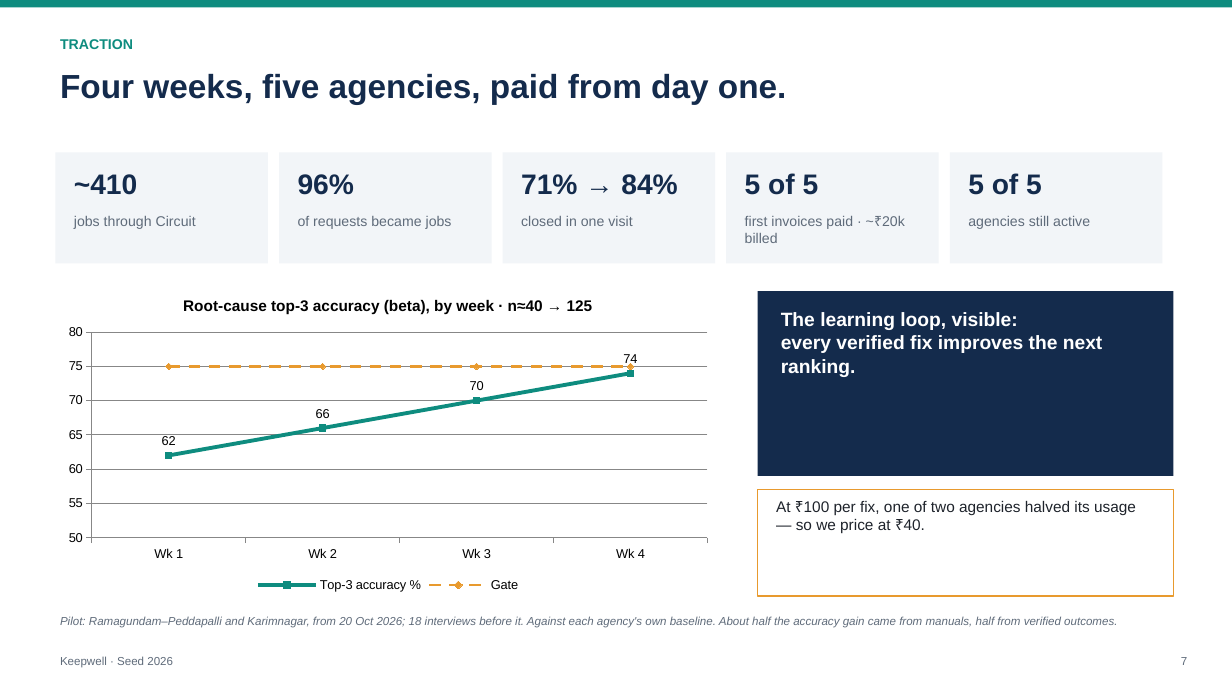
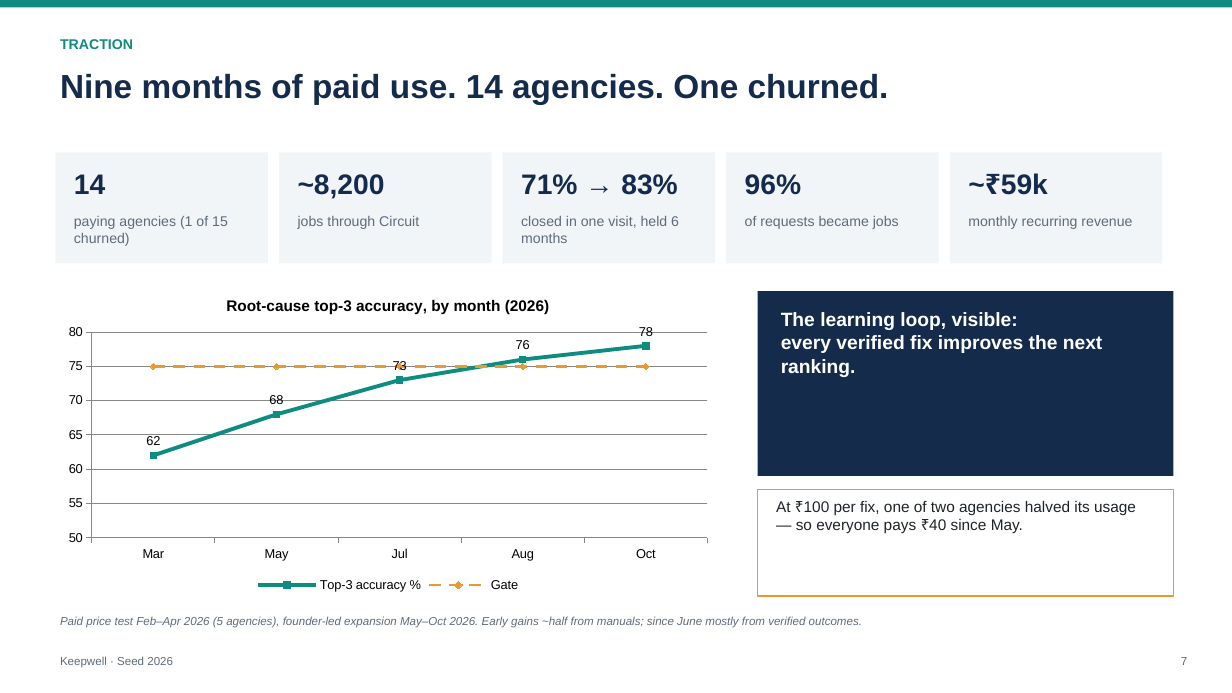
Before and after one commit to PrathyushaKalluri/keepwell, a slide deck: slide 7 of pitch/deck/Keepwell_Seed_Deck.pptx. Drawn at 1232x693 pixels with LibreOffice and Linux fonts; fonts in the diff are those of the drawing. Boxes give left, top, right and bottom in pixels: in the first picture for what was removed or moved away, otherwise in the second. Text is boxed around its words. In the diff, an @@ line names an element or a change of style, - is before the commit and + after.

```diff
--- a/pitch/deck/Keepwell_Seed_Deck.pptx
+++ b/pitch/deck/Keepwell_Seed_Deck.pptx
@@ text at [60, 73, 889, 105]: text changed @@
-Four weeks, five agencies, paid from day one.
+Nine months of paid use. 14 agencies. One churned.
@@ text at [74, 174, 105, 194]: text changed @@
-~410
+14
@@ text at [298, 174, 385, 199]: text changed @@
-96%
+~8,200
@@ text at [521, 174, 677, 195]: text changed @@
-71% → 84%
+71% → 83%
@@ text at [745, 174, 801, 195]: text changed @@
-5 of 5
+96%
@@ text at [1001, 173, 1048, 195]: text changed @@
-5 of 5
+~₹59k
@@ text at [74, 216, 228, 246]: text changed @@
-jobs through Circuit
+paying agencies (1 of 15 churned)
@@ text at [298, 216, 419, 229]: text changed @@
-of requests became jobs
+jobs through Circuit
@@ text at [521, 216, 679, 243]: text changed @@
-closed in one visit
+closed in one visit, held 6 months
@@ text at [745, 216, 899, 229]: text changed @@
-first invoices paid · ~₹20k billed
+of requests became jobs
@@ text at [968, 216, 1132, 229]: text changed @@
-agencies still active
+monthly recurring revenue
@@ line chart at [55, 282, 721, 596] @@
@@ title "Root-cause top-3 accuracy (beta), by week · n≈40 → 125" to "Root-cause top-3 accuracy, by month (2026)" @@
-categories: Wk 1, Wk 2, Wk 3, Wk 4
+categories: Mar, May, Jul, Aug, Oct
-Top-3 accuracy %: 62, 66, 70, 74
+Top-3 accuracy %: 62, 68, 73, 76, 78
-Gate: 75, 75, 75, 75
+Gate: 75, 75, 75, 75, 75
@@ text at [776, 501, 1136, 533]: text changed @@
-At ₹100 per fix, one of two agencies halved its usage — so we price at ₹40.
+At ₹100 per fix, one of two agencies halved its usage — so everyone pays ₹40 since May.
@@ text at [60, 617, 862, 628]: text changed @@
-Pilot: Ramagundam–Peddapalli and Karimnagar, from 20 Oct 2026; 18 interviews before it. Against each agency's own baseline. About half the accuracy gain came from manuals, half from verified outcomes.
+Paid price test Feb–Apr 2026 (5 agencies), founder-led expansion May–Oct 2026. Early gains ~half from manuals; since June mostly from verified outcomes.
```
Also in this commit, not shown: 24 other slides changed, 25 other files.
